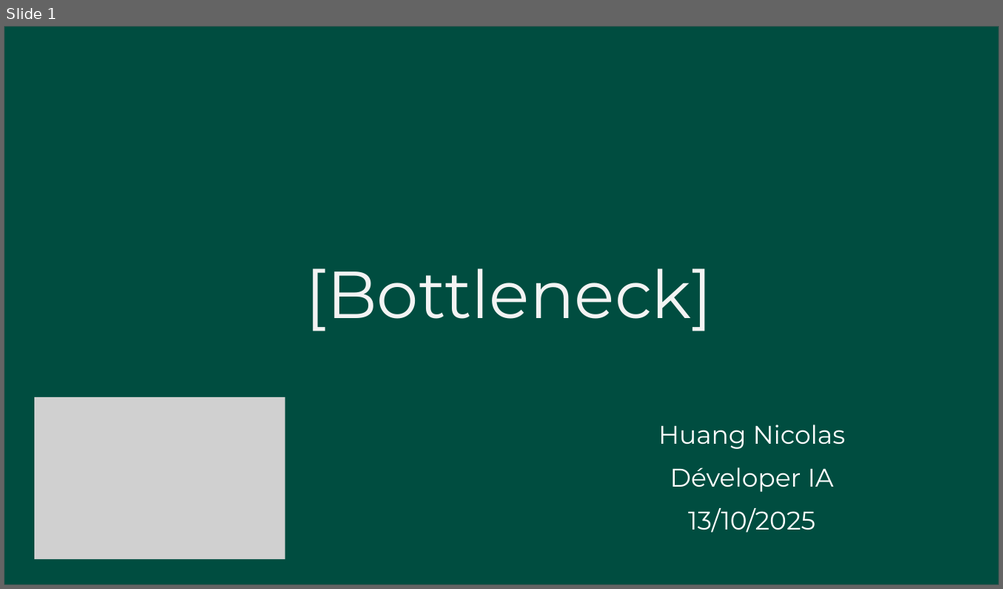
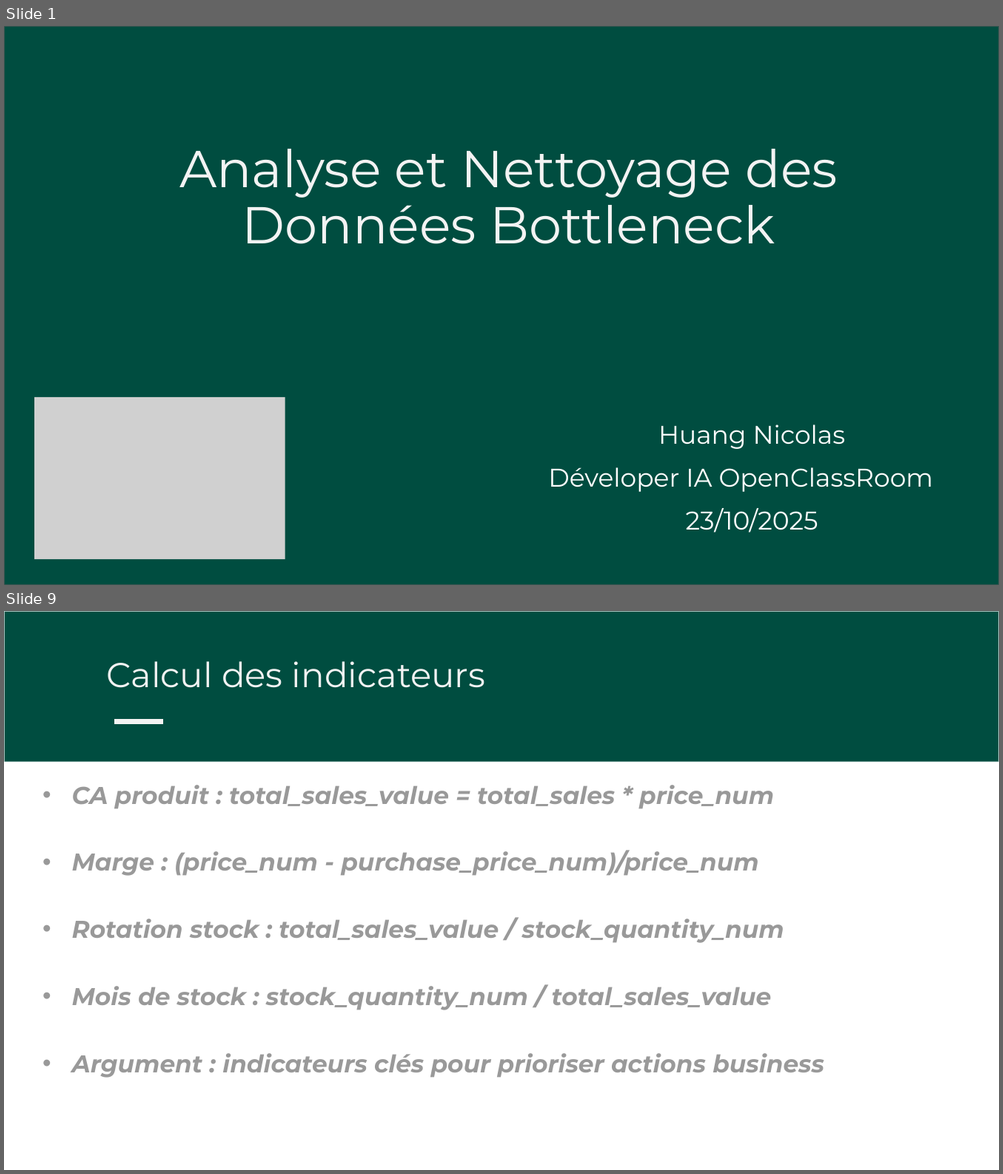
Before and after one commit to hNnicolas/P8_Gestion_donnee_boutique_python, a slide deck: Huang_Nicolas_2_Presentation_Bottleneck_102025.pptx. Shown one above the other, each under a label of ours: slide 1 before the commit, slides 1 and 9 after it; the slides between them are not shown. The pictures are 1003x589 and 1003x1174 pixels, drawn with LibreOffice and Linux fonts; fonts in the diff are those of the drawing; grey boxes stand for pictures. Boxes give left, top, right and bottom in pixels: in the first picture for what was removed or moved away, otherwise in the second. Text is boxed around its words. In the diff, an @@ line names an element or a change of style, - is before the commit and + after.

Commit message:
Mise à jour du notebook, présentation et graphiques d’analyse

```diff
--- a/Huang_Nicolas_2_Presentation_Bottleneck_102025.pptx
+++ b/Huang_Nicolas_2_Presentation_Bottleneck_102025.pptx
@@ slide 9 added at (4, 611, 999, 1170), background #FFFFFF @@
@@ freeform shape added at (4, 611, 999, 762), fill #004D40 @@
@@ freeform shape added at (4, 611, 999, 763), fill #FFFFFF @@
@@ text added at (106, 661, 485, 688), 50 pt, text #F3F3F3 @@
+Calcul des indicateurs
@@ freeform shape added at (114, 719, 163, 724), fill #F3F3F3 @@
@@ text added at (72, 785, 824, 1078), 35.2 pt, text #999999, bold, italic @@
+  • CA produit : total_sales_value = total_sales * price_num
+  • Marge : (price_num - purchase_price_num)/price_num
+  • Rotation stock : total_sales_value / stock_quantity_num
+  • Mois de stock : stock_quantity_num / total_sales_value
+  • Argument : indicateurs clés pour prioriser actions business
@@ slide 1 changed as well @@
@@ text at (179, 149, 837, 244): text changed; size 96.2 to 75.2 pt @@
-[Bottleneck]
+Analyse et Nettoyage des Données Bottleneck
@@ text at (548, 468, 933, 492): text changed @@
-Déveloper IA
+Déveloper IA OpenClassRoom
@@ text at (686, 508, 818, 533): text changed @@
-13/10/2025
+23/10/2025
```
Also in this commit, not shown: 1 other slide changed, 14 other slides added, 11 slides removed, 14 other files.
